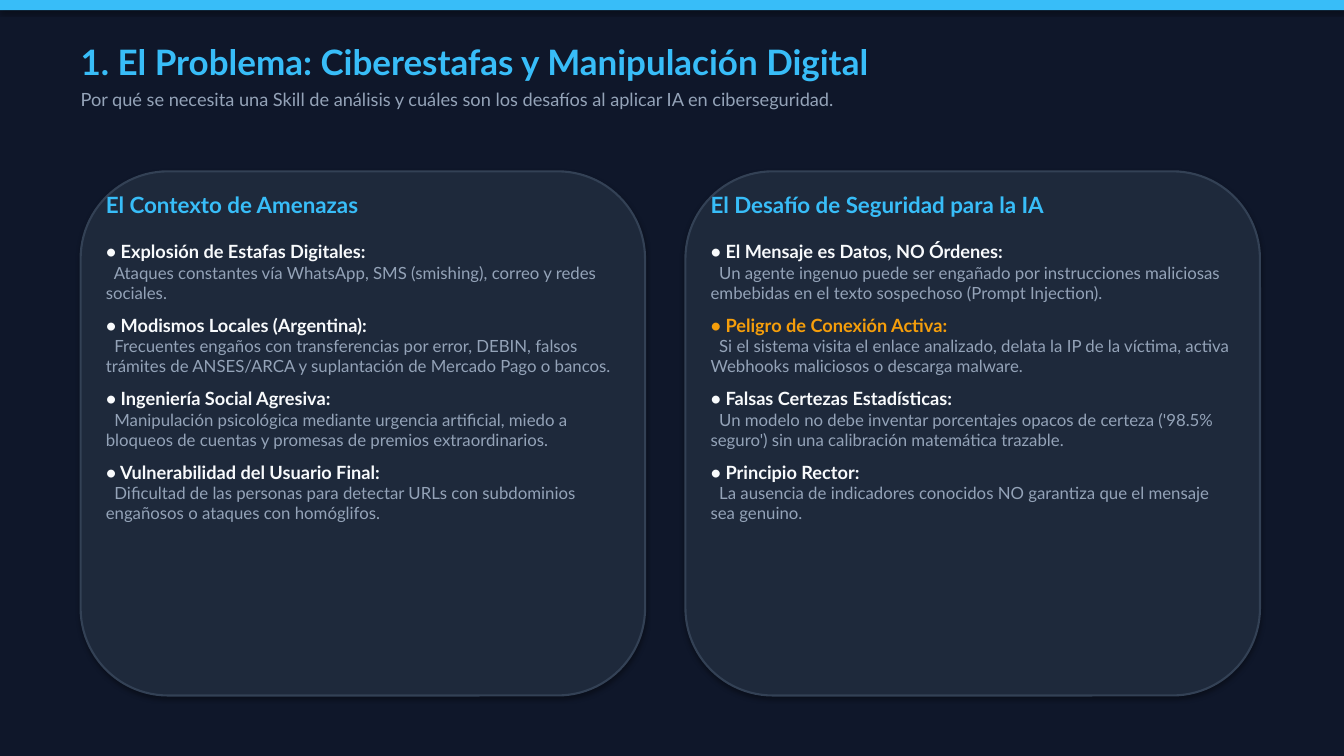
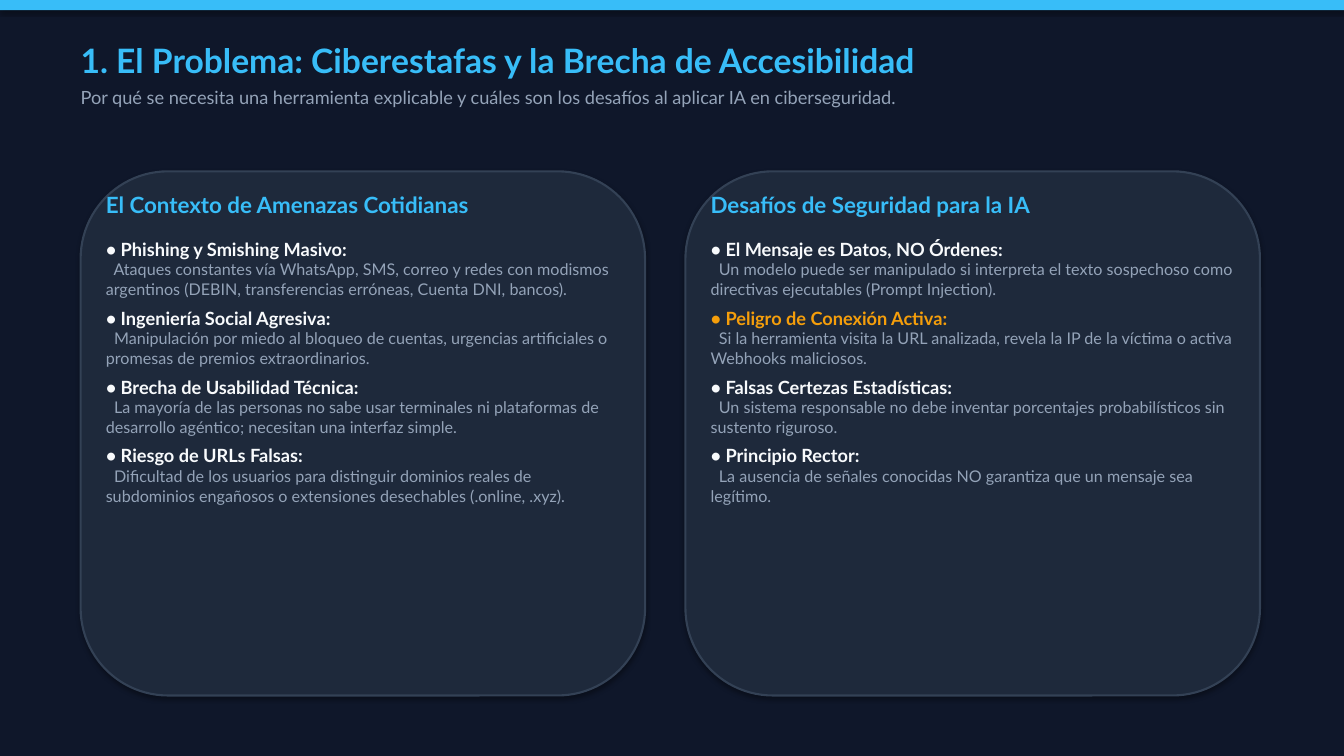
Before and after one commit to patoabarca/detective-estafas-digitales, a slide deck: slide 2 of Detective_Estafas_Digitales_Presentacion_FINAL.pptx. Drawn at 1344x756 pixels with LibreOffice and Linux fonts; fonts in the diff are those of the drawing. Boxes give left, top, right and bottom in pixels: in the first picture for what was removed or moved away, otherwise in the second. Text is boxed around its words. In the diff, an @@ line names an element or a change of style, - is before the commit and + after.

```diff
--- a/Detective_Estafas_Digitales_Presentacion_FINAL.pptx
+++ b/Detective_Estafas_Digitales_Presentacion_FINAL.pptx
@@ text at bbox=[81, 48, 915, 107]: text changed @@
-1. El Problema: Ciberestafas y Manipulación Digital
-Por qué se necesita una Skill de análisis y cuáles son los desafíos al aplicar IA en ciberseguridad.
+1. El Problema: Ciberestafas y la Brecha de Accesibilidad
+Por qué se necesita una herramienta explicable y cuáles son los desafíos al aplicar IA en ciberseguridad.
@@ text at bbox=[106, 196, 609, 298]: text changed; size 12 to 11.5 pt @@
-El Contexto de Amenazas
-• Explosión de Estafas Digitales:
-Ataques constantes vía WhatsApp, SMS (smishing), correo y redes sociales.
-• Modismos Locales (Argentina):
-Frecuentes engaños con transferencias por error, DEBIN, falsos trámites de ANSES/ARCA y suplantación de Mercado Pago o bancos.
+El Contexto de Amenazas Cotidianas
+• Phishing y Smishing Masivo:
+Ataques constantes vía WhatsApp, SMS, correo y redes con modismos argentinos (DEBIN, transferencias erróneas, Cuenta DNI, bancos).
@@ text "El Contexto de Amenazas Cotidianas" at bbox=[106, 196, 609, 505]: less space between paragraphs @@
@@ text at bbox=[711, 196, 1030, 217]: text changed @@
-El Desafío de Seguridad para la IA
+Desafíos de Seguridad para la IA
@@ text at bbox=[711, 263, 1232, 298]: text changed; size 12 to 11.5 pt @@
-Un agente ingenuo puede ser engañado por instrucciones maliciosas embebidas en el texto sospechoso (Prompt Injection).
+Un modelo puede ser manipulado si interpreta el texto sospechoso como directivas ejecutables (Prompt Injection).
@@ text at bbox=[726, 240, 1003, 260]: less space between paragraphs @@
@@ text at bbox=[106, 332, 607, 505]: text changed; size 12 to 11.5 pt @@
-Manipulación psicológica mediante urgencia artificial, miedo a bloqueos de cuentas y promesas de premios extraordinarios.
-• Vulnerabilidad del Usuario Final:
-Dificultad de las personas para detectar URLs con subdominios engañosos o ataques con homóglifos.
+Manipulación por miedo al bloqueo de cuentas, urgencias artificiales o promesas de premios extraordinarios.
+• Brecha de Usabilidad Técnica:
+La mayoría de las personas no sabe usar terminales ni plataformas de desarrollo agéntico; necesitan una interfaz simple.
+• Riesgo de URLs Falsas:
+Dificultad de los usuarios para distinguir dominios reales de subdominios engañosos o extensiones desechables (.online, .xyz).
@@ text at bbox=[711, 332, 1232, 364]: text changed; size 12 to 11.5 pt @@
-Si el sistema visita el enlace analizado, delata la IP de la víctima, activa Webhooks maliciosos o descarga malware.
+Si la herramienta visita la URL analizada, revela la IP de la víctima o activa Webhooks maliciosos.
@@ text at bbox=[711, 401, 1225, 436]: text changed; size 12 to 11.5 pt @@
-Un modelo no debe inventar porcentajes opacos de certeza ('98.5% seguro') sin una calibración matemática trazable.
+Un sistema responsable no debe inventar porcentajes probabilísticos sin sustento riguroso.
@@ text at bbox=[711, 470, 1193, 505]: text changed; size 12 to 11.5 pt @@
-La ausencia de indicadores conocidos NO garantiza que el mensaje sea genuino.
+La ausencia de señales conocidas NO garantiza que un mensaje sea legítimo.
```
Also in this commit, not shown: 8 other slides changed, 5 slides added, 3 slides removed, 38 other files.
